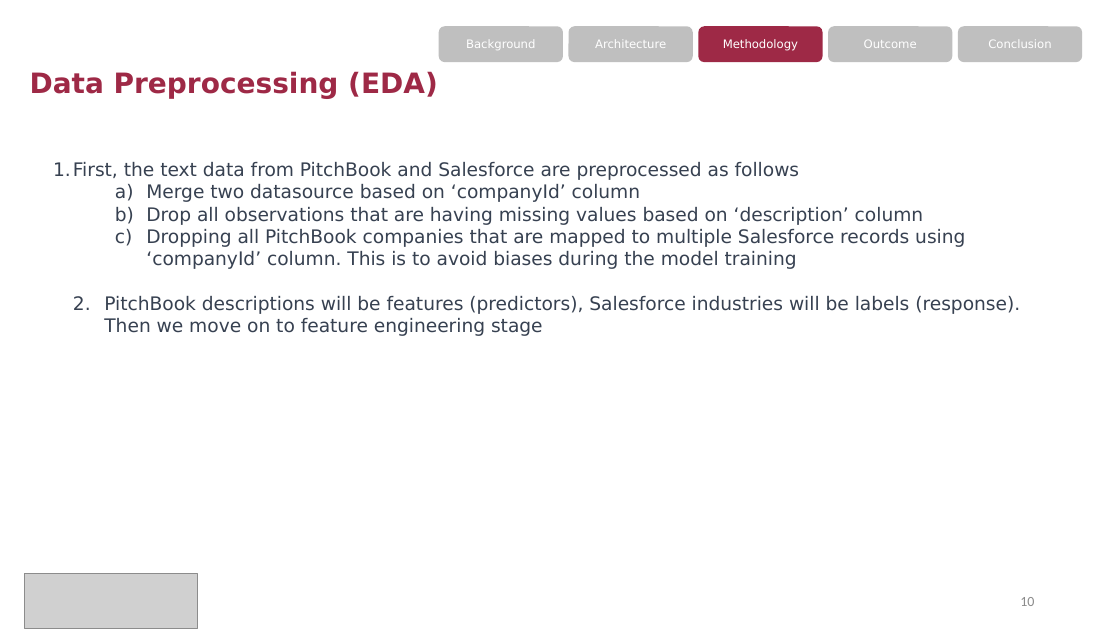
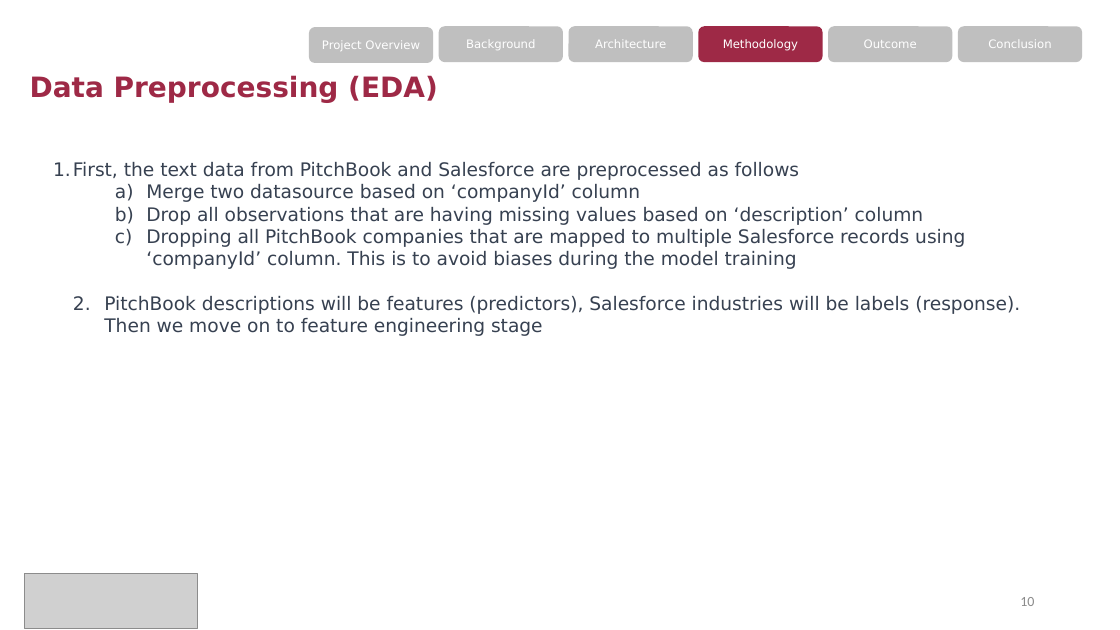
Before and after one commit to zqw86713/MSCA_31008_0N01_Winter_2023_Data_Mining_Principles, a slide deck: slide 10 of Final_project/MScA_31008_Final_Project_Presentation - Pitchbook Industry Classification.pptx. Drawn at 1120x630 pixels with LibreOffice and Linux fonts; fonts in the diff are those of the drawing; grey boxes stand for pictures. Boxes give left, top, right and bottom in pixels: in the first picture for what was removed or moved away, otherwise in the second. Text is boxed around its words. In the diff, an @@ line names an element or a change of style, - is before the commit and + after.

```diff
--- a/Final_project/MScA_31008_Final_Project_Presentation - Pitchbook Industry Classification.pptx
+++ b/Final_project/MScA_31008_Final_Project_Presentation - Pitchbook Industry Classification.pptx
@@ rounded rectangle added at (309,27,434,63), fill #BFBFBF, 10 pt, text #FFFFFF @@
+Project Overview
@@ title "Data Preprocessing (EDA)": place and size @@
-title "Data Preprocessing (EDA)" at (30,71,438,99)
+title "Data Preprocessing (EDA)" at (30,75,438,103)
```
Also in this commit, not shown: 15 other slides changed, 2 slides added, 2 slides removed.
